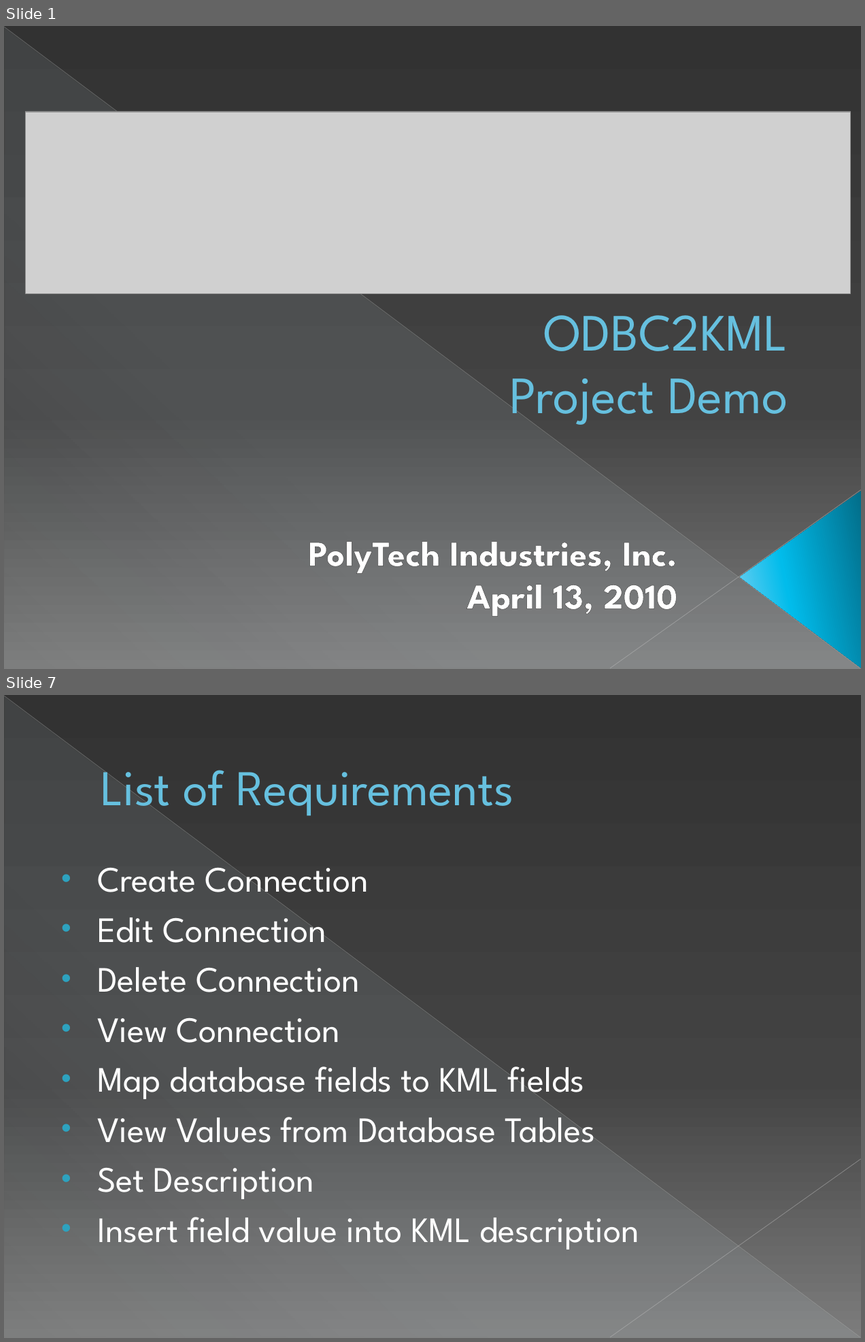
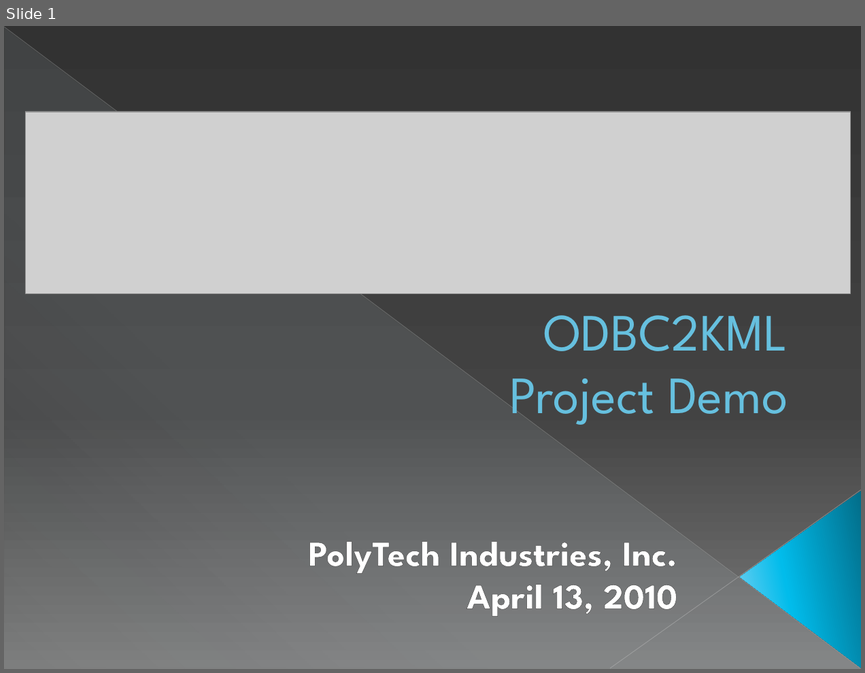
Before and after one commit to sweenr/odbc2kml, a slide deck: docs/ODBC2KML Demo Slides.pptx. Shown one above the other, each under a label of ours: slides 1 and 7 before the commit, slide 1 after it; the slides between them are not shown. The pictures are 865x1342 and 865x673 pixels, drawn with LibreOffice and Linux fonts; fonts in the diff are those of the drawing; grey boxes stand for pictures. Boxes give left, top, right and bottom in pixels: in the first picture for what was removed or moved away, otherwise in the second. Text is boxed around its words. In the diff, an @@ line names an element or a change of style, - is before the commit and + after.

```diff
--- a/docs/ODBC2KML Demo Slides.pptx
+++ b/docs/ODBC2KML Demo Slides.pptx
@@ slide 7 removed at (x1=4, y1=695, x2=861, y2=1338), background gradient #333333 to #444444 to #7D7D7D; not listed: 3 template elements that a slide beside it also shows @@
@@ title removed at (x1=101, y1=768, x2=515, y2=820) @@
-List of Requirements
@@ text removed at (x1=97, y1=855, x2=639, y2=1249) @@
-• Create Connection
-• Edit Connection
-• Delete Connection
-• View Connection
-• Map database fields to KML fields
-• View Values from Database Tables
-• Set Description
-• Insert field value into KML description
```
Also in this commit, not shown: 5 slides changed, 7 slides added, 1 other slide removed.
